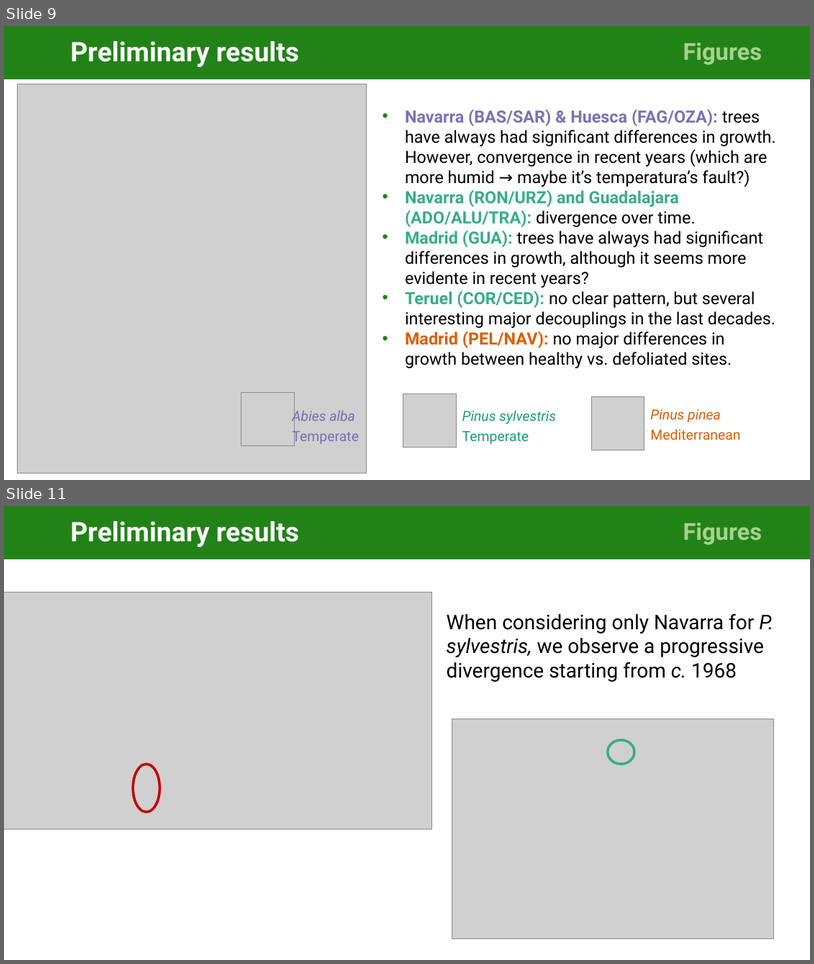
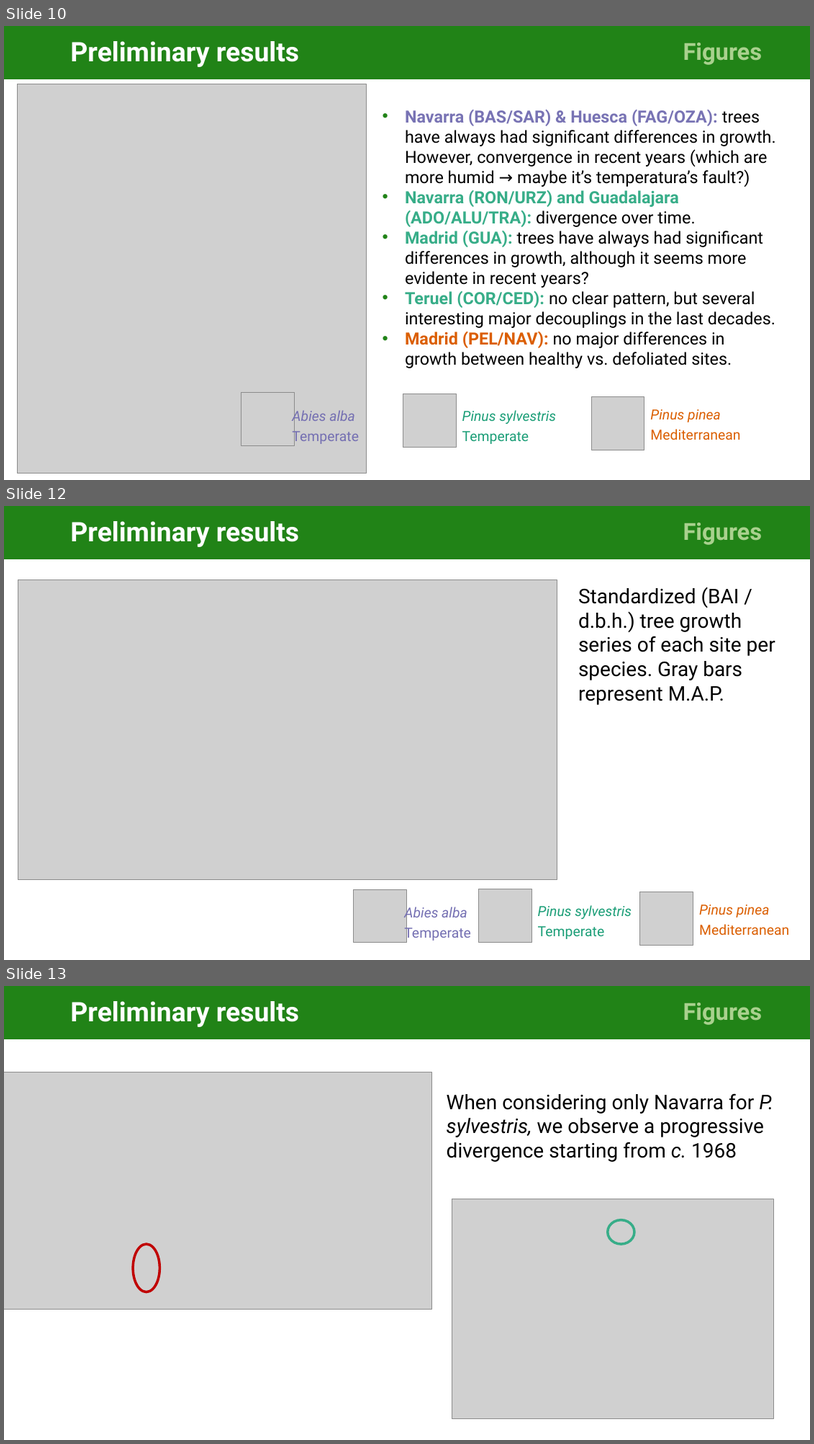
Before and after one commit to cris-fernandez/Tesis_Individuo, a slide deck: 06_ppts/exploratory_analysis_figures_v2-CFB.pptx. Shown one above the other, each under a label of ours: slides 9 and 11 before the commit, slides 10, 12 and 13 after it; the slides between them are not shown. The pictures are 814x964 and 814x1444 pixels, drawn with LibreOffice and Linux fonts; fonts in the diff are those of the drawing; grey boxes stand for pictures. Boxes give left, top, right and bottom in pixels: in the first picture for what was removed or moved away, otherwise in the second. Text is boxed around its words. In the diff, an @@ line names an element or a change of style, - is before the commit and + after.

```diff
--- a/06_ppts/exploratory_analysis_figures_v2-CFB.pptx
+++ b/06_ppts/exploratory_analysis_figures_v2-CFB.pptx
@@ slide 12 added at [4, 506, 810, 960], background #FFFFFF @@
@@ title added at [4, 506, 646, 559], fill #218317, 32 pt, text #FFFFFF, bold @@
+Preliminary results
@@ rectangle added at [646, 506, 810, 559], fill #218317, 28 pt, text #A9D18E, bold @@
+Figures
@@ picture added at [18, 580, 558, 879] @@
@@ text added at [579, 587, 776, 705], 24 pt, text #000000 @@
+  Standardized (BAI / d.b.h.) tree growth series of each site per species. Gray bars represent M.A.P.
@@ picture added at [354, 889, 407, 942] @@
@@ picture added at [479, 889, 532, 942] @@
@@ picture added at [640, 892, 694, 945] @@
@@ text added at [404, 904, 471, 942], 16.6 pt, text #746FB2, italic @@
+Abies alba
+Temperate
@@ text added at [538, 905, 632, 939], 16.6 pt, text #1B9E77, italic @@
+Pinus sylvestris
+Temperate
@@ text added at [700, 904, 790, 935], 16.6 pt, text #DB5F02 @@
+Pinus pinea
+Mediterranean
@@ what was slide 9 is now slide 10 @@
@@ what was slide 11 is now slide 13 @@
```
Also in this commit, not shown: 5 slides changed, 5 other slides added, 2 slides removed.
